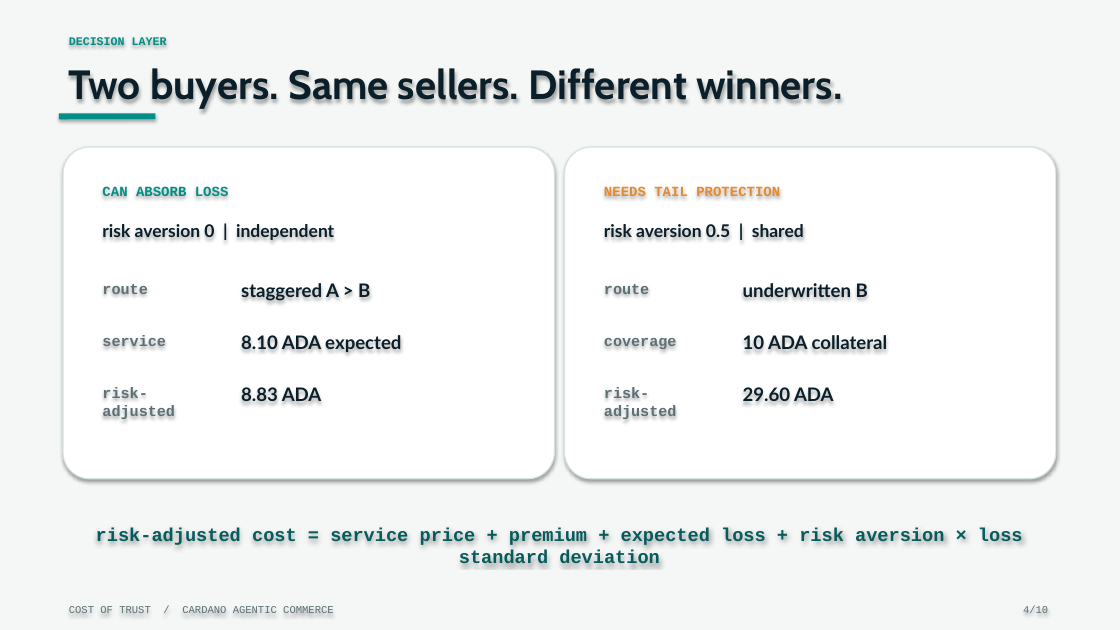
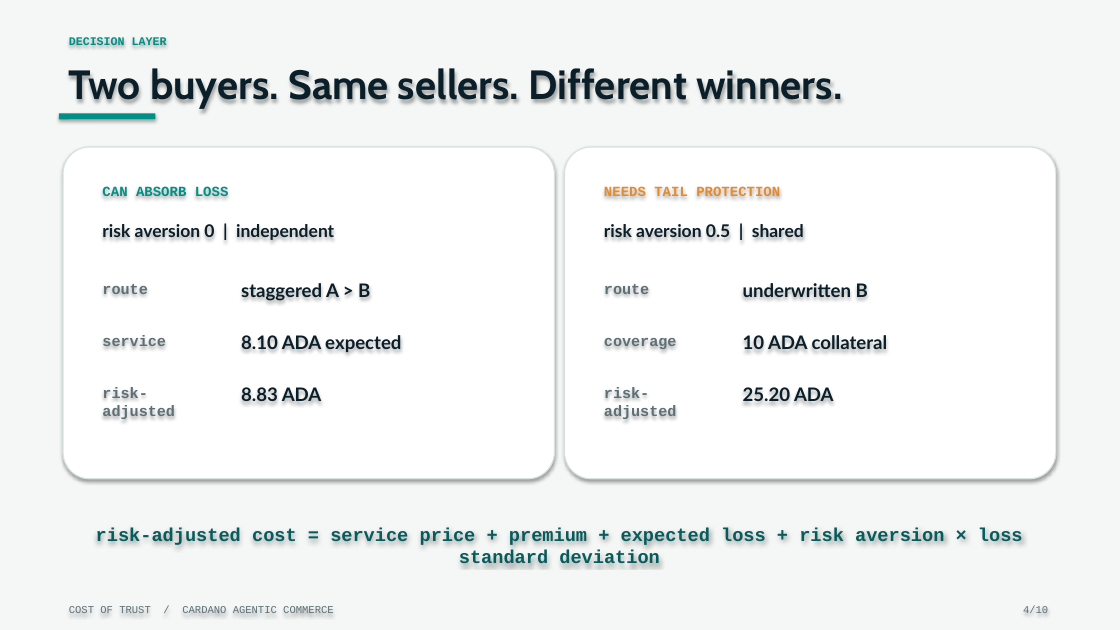
Before and after one commit to Sakibimam/cost-of-trust, a slide deck: slide 4 of deck/cost-of-trust.pptx. Drawn at 1120x630 pixels with LibreOffice and Linux fonts; fonts in the diff are those of the drawing. Boxes give left, top, right and bottom in pixels: in the first picture for what was removed or moved away, otherwise in the second. Text is boxed around its words. In the diff, an @@ line names an element or a change of style, - is before the commit and + after.

```diff
--- a/deck/cost-of-trust.pptx
+++ b/deck/cost-of-trust.pptx
@@ text at bbox=[743, 385, 834, 401]: text changed @@
-29.60 ADA
+25.20 ADA
```
Also in this commit, not shown: 1 other slide changed, 4 other files.
